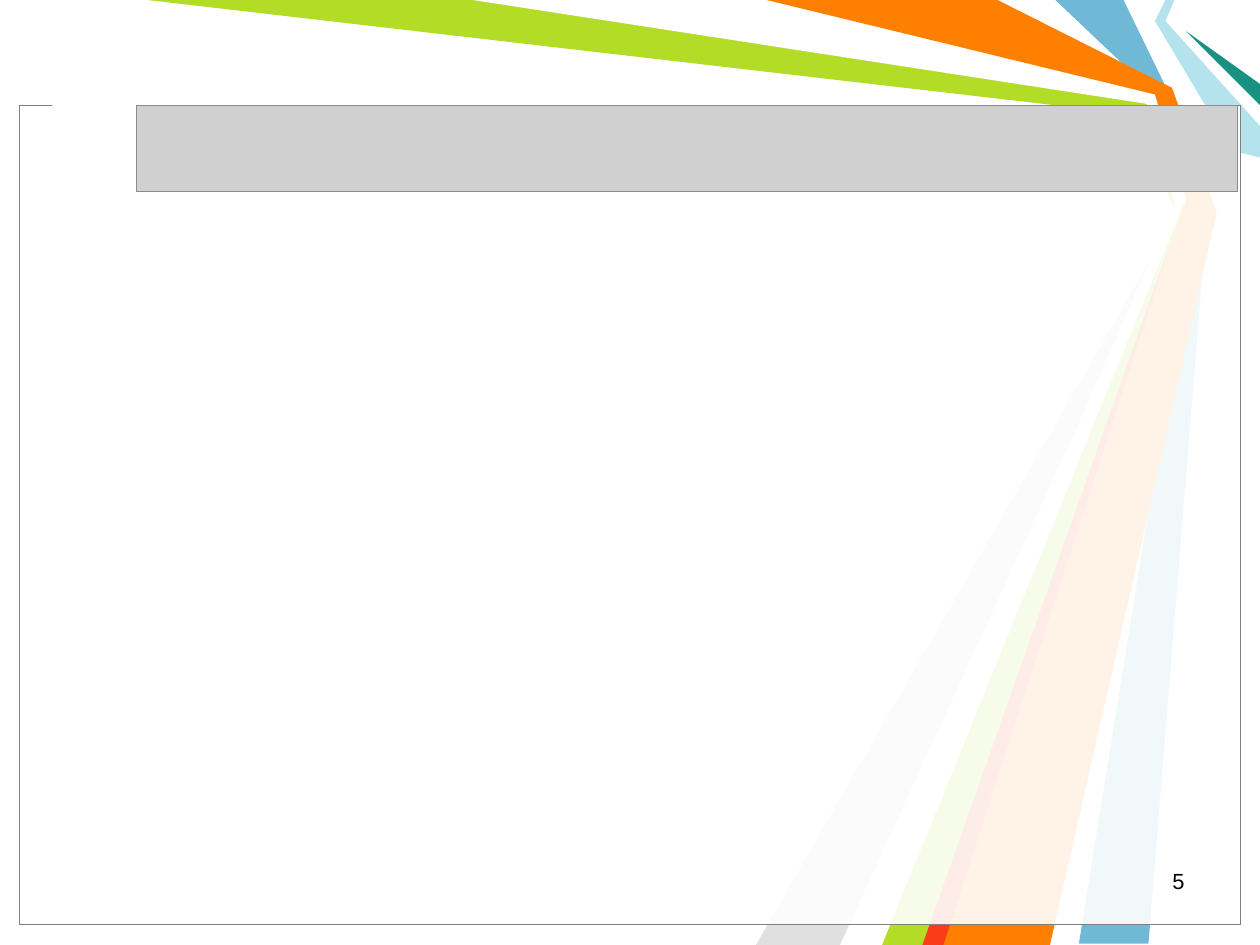
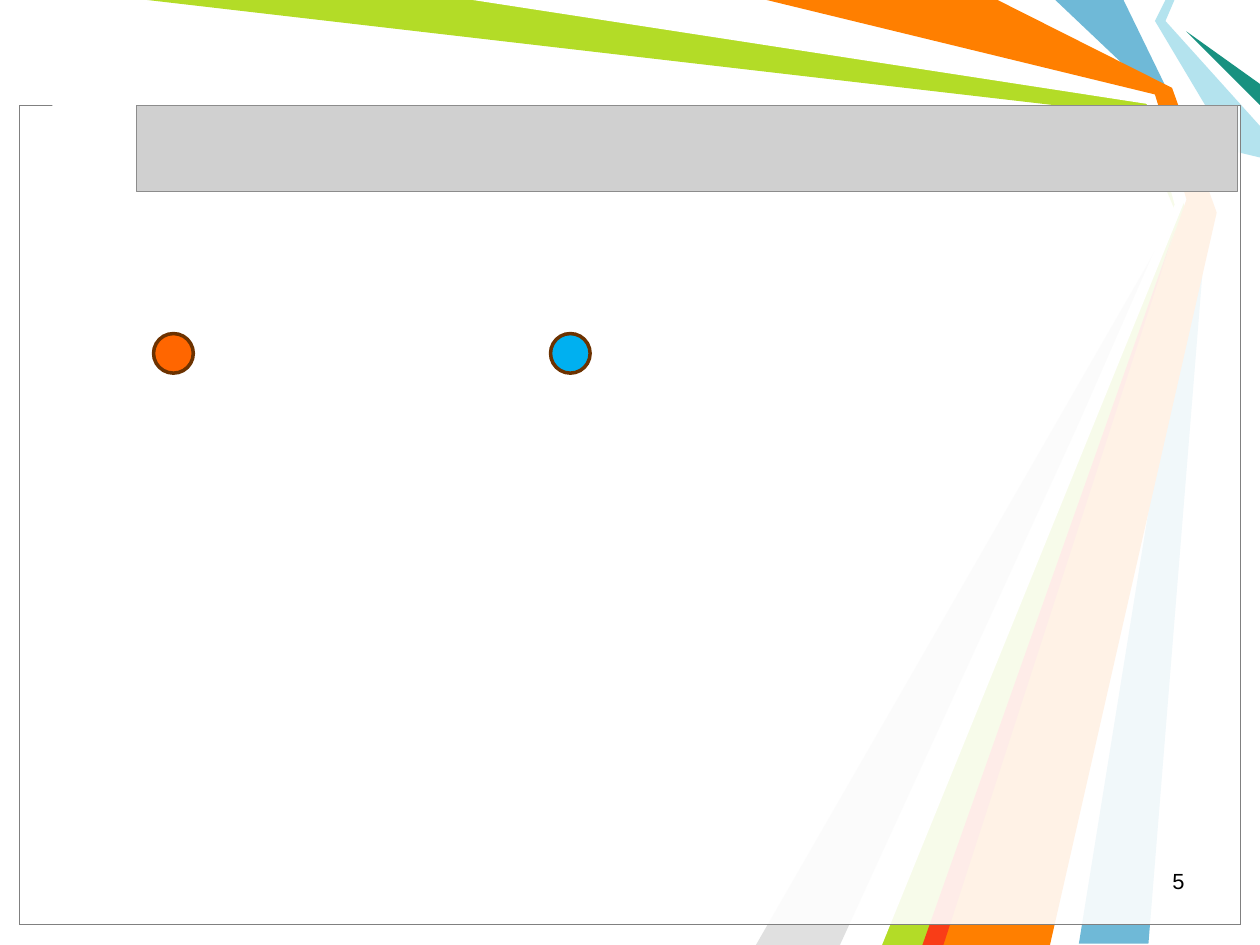
Before and after one commit to l432/NMK, a slide deck: slide 5 of Lecture/Chem/2023_24/1semestr/09_Напруженість електростатичного поля/Less09.ppt. Drawn at 1260x945 pixels with LibreOffice and Linux fonts; fonts in the diff are those of the drawing; grey boxes stand for pictures; background and template pictures are left out. Boxes give left, top, right and bottom in pixels: in the first picture for what was removed or moved away, otherwise in the second. Text is boxed around its words. In the diff, an @@ line names an element or a change of style, - is before the commit and + after.

```diff
--- a/Lecture/Chem/2023_24/1semestr/09_Напруженість електростатичного поля/Less09.ppt
+++ b/Lecture/Chem/2023_24/1semestr/09_Напруженість електростатичного поля/Less09.ppt
@@ ellipse added at (154,334,194,373), fill #FF6600, outline #6C3200 2.01 pt @@
@@ ellipse added at (551,334,590,373), fill #00B0F0, outline #6C3200 2.01 pt @@
```
Also in this commit, not shown: 2 other slides changed, 1 slide added, 1 slide removed, 1 other file.
